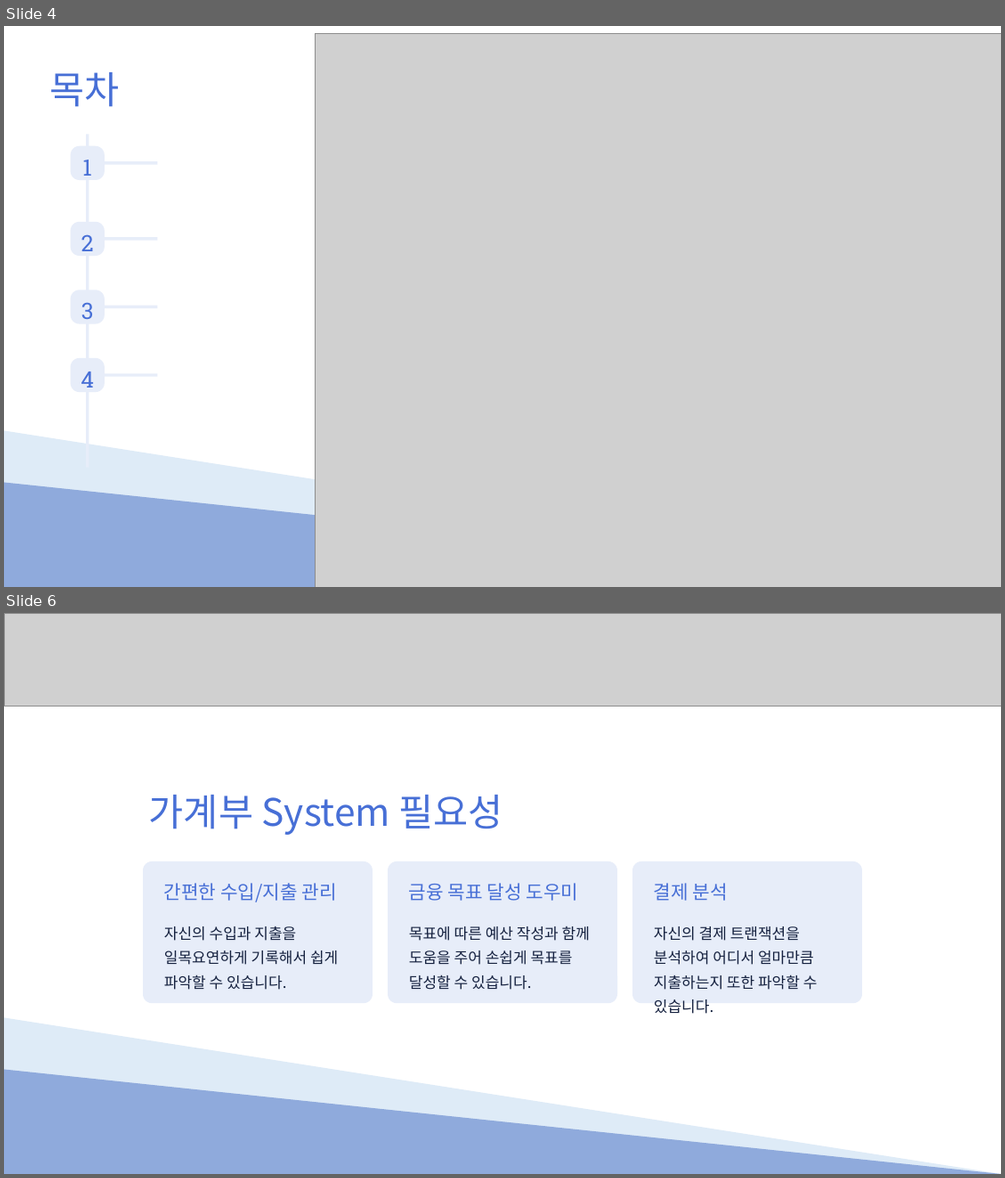
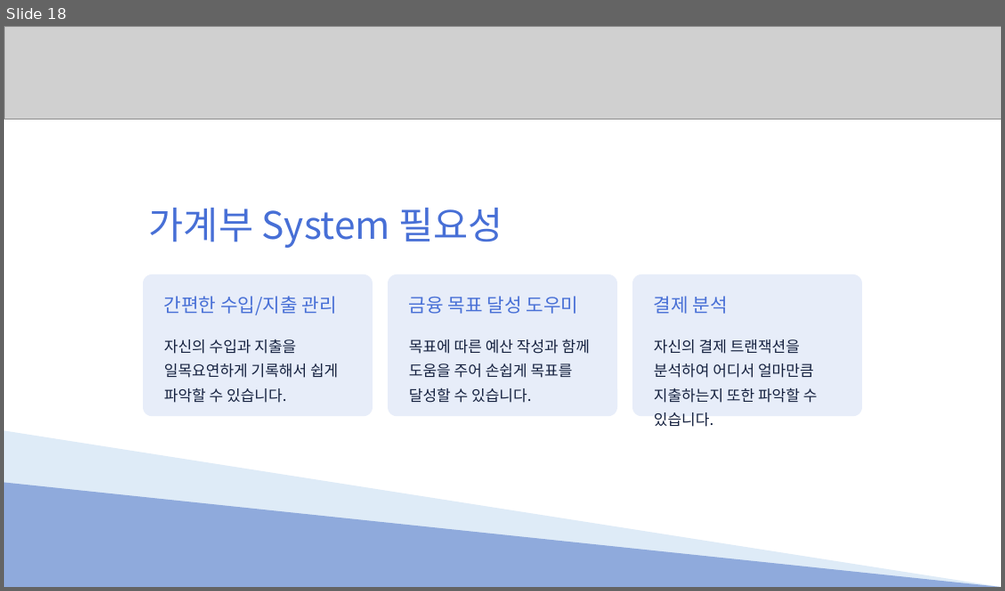
Before and after one commit to Hyno2/C-project, a slide deck: PPT/System.pptx. Shown one above the other, each under a label of ours: slides 4 and 6 before the commit, slide 18 after it; the slides between them are not shown. The pictures are 1005x1178 and 1005x591 pixels, drawn with LibreOffice and Linux fonts; fonts in the diff are those of the drawing; grey boxes stand for pictures. Boxes give left, top, right and bottom in pixels: in the first picture for what was removed or moved away, otherwise in the second. Text is boxed around its words. In the diff, an @@ line names an element or a change of style, - is before the commit and + after.

```diff
--- a/PPT/System.pptx
+++ b/PPT/System.pptx
@@ slide 4 removed at (4, 26, 1001, 587), background #FFFFFF @@
@@ picture removed at (315, 33, 1001, 587) @@
@@ text removed at (50, 72, 120, 107) @@
-목차
@@ rounded rectangle removed at (71, 145, 105, 180) @@
@@ rectangle removed at (86, 134, 89, 467) @@
@@ text removed at (82, 160, 91, 176) @@
-1
@@ rectangle removed at (105, 161, 157, 164) @@
@@ rounded rectangle removed at (71, 222, 105, 256) @@
@@ text removed at (81, 234, 94, 251) @@
-2
@@ rectangle removed at (105, 237, 157, 240) @@
@@ rounded rectangle removed at (71, 289, 105, 324) @@
@@ text removed at (81, 302, 94, 319) @@
-3
@@ rectangle removed at (105, 305, 157, 308) @@
@@ rounded rectangle removed at (71, 358, 105, 393) @@
@@ text removed at (81, 371, 94, 387) @@
-4
@@ rectangle removed at (105, 374, 157, 377) @@
@@ right triangle removed at (4, 430, 1001, 587) @@
@@ right triangle removed at (4, 482, 1001, 587) @@
@@ what was slide 6 is now slide 18 @@
```
Also in this commit, not shown: 3 slides changed, 16 slides added, 3 other slides removed.
